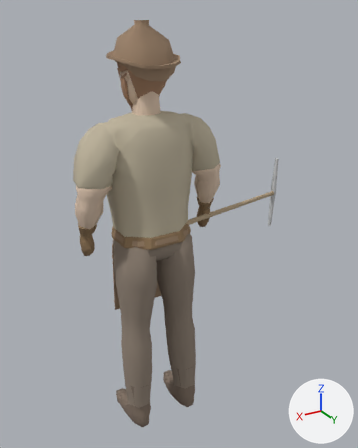
The glTF model assets/models/holm_tutor_durgin_v2.glb as it was, and as the next commit left it.
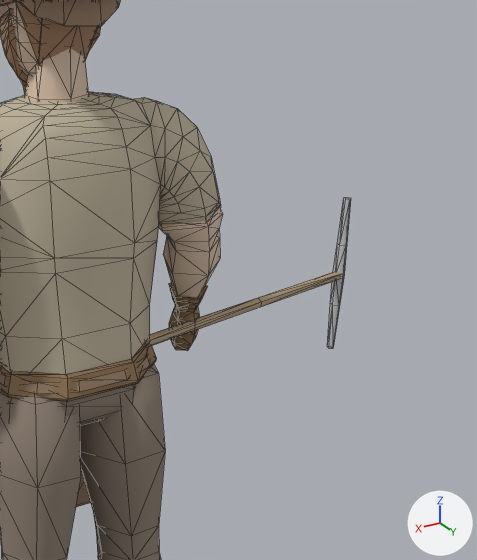
Old and new are each drawn whole from a camera (50 mm lens) standing at (0.946, 1.84, 1.887) and looking at (-0.207, -0.083, 0.926) and again close up on the part from 34% to 94% of the width and 15% to 72% of the height. Every picture has the same lights, and +X, +Y and +Z are marked at lower right. The last two pictures show the newer version. The close-ups show mesh edges as thin lines. Vertices at exactly the same position are counted once.

The first close-up shows 'Durgin_Arms', 'Durgin_Hair', 'Durgin_Hands', 'Durgin_HardCap', 'Durgin_Jaw', 'Durgin_LeatherApron', 'Durgin_Legs', 'Durgin_Pick', 'Durgin_Torso'.
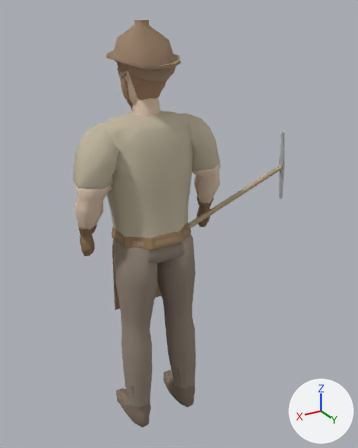
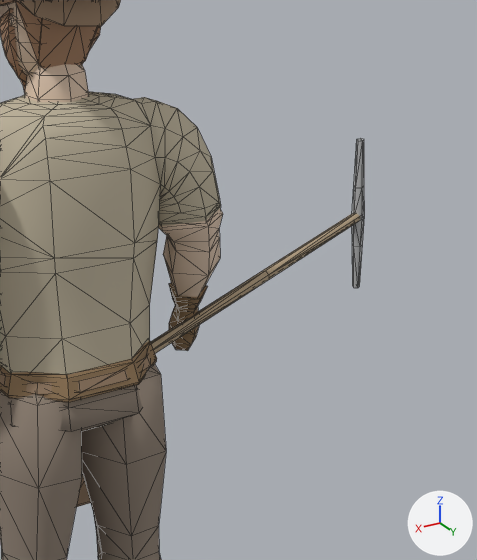
Pixel boxes (x1, y1, x2, y2) of what changed, in the close-ups (477 x 560 px; the box of a moved part takes in the faces that stretch with it):
'Durgin_Legs', reshaped: before (0, 342, 165, 560); after (0, 340, 166, 560)
'Durgin_Pick', reshaped (43% taller): before (145, 198, 351, 348); after (151, 138, 365, 353)
part 1 of me_durgin_hair, cut back: before (25, 48, 89, 99); after (25, 64, 89, 99)
part 2 of me_durgin_legs, moved or reshaped: before (5, 344, 165, 537); after (5, 341, 166, 538)
part 3 of me_durgin_pick, moved or reshaped: before (145, 271, 342, 346); after (151, 213, 360, 353)
part 4 of me_durgin_pick, moved or reshaped: before (327, 198, 351, 348); after (352, 138, 365, 288)

What the commit changed:
me_durgin_hair is used by ob_durgin_hair; location (0.0, 0.0, 0.0).
me_durgin_hair had 296 vertices, 536 faces and spanned x -0.101..0.101, y -0.133..0.09, z 1.388..1.806.
me_durgin_hair now has 308 vertices, 560 faces and spans x -0.101..0.101, y -0.133..0.09, z 1.388..1.806.
Part 1, on me_durgin_hair:
6 vertices are removed from x -0.039..0.039, y -0.029..0.058, z 1.599..1.607.
16 faces are deleted.
18 vertices are added at x -0.047..0.047, y -0.048..0.049, z 1.547..1.611.
40 new faces join them, mat_c_skin_005 (beige #e3cab4).
me_durgin_legs is used by ob_durgin_legs; location (0.0, 0.0, 0.0).
me_durgin_legs had 236 vertices, 440 faces and spanned x -0.197..0.197, y -0.139..0.166, z 0.12..1.012.
me_durgin_legs now has 236 vertices, 440 faces and spans x -0.197..0.197, y -0.139..0.172, z 0.12..1.012.
me_durgin_legs part 2: 32 of 236 vertices moved; they spanned x -0.168..0.168, y 0.066..0.166, z 0.785..0.986 and now span x -0.168..0.168, y 0.076..0.172, z 0.785..0.986; mean shift (0.0, 0.008, 0.0); largest move (0.076, 0.145, 0.9) -> (0.076, 0.172, 0.9).
me_durgin_pick is used by ob_durgin_pick; location (0.0, 0.0, 0.0).
me_durgin_pick had 43 vertices, 78 faces and spanned x -0.943..-0.129, y -0.224..0.096, z 0.72..1.12.
me_durgin_pick now has 43 vertices, 78 faces and spans x -0.96..-0.127, y -0.186..0.089, z 0.888..1.286.
me_durgin_pick part 3: the loose piece of 18 vertices spanning x -0.921..-0.129, y -0.217..0.096, z 0.907..1.018 is multiplied about its middle by the matrix ((0.979, 0.042, 0.199), (-0.075, 0.984, 0.16), (-0.189, -0.171, 0.967)), then moved by (-0.004, 0.017, 0.067).
me_durgin_pick part 4: the loose piece of 25 vertices spanning x -0.943..-0.89, y -0.224..-0.187, z 0.72..1.12 is multiplied about its middle by the matrix ((0.968, 0.124, 0.219), (-0.149, 0.984, 0.098), (-0.203, -0.127, 0.971)), then moved by (-0.011, 0.041, 0.167).
